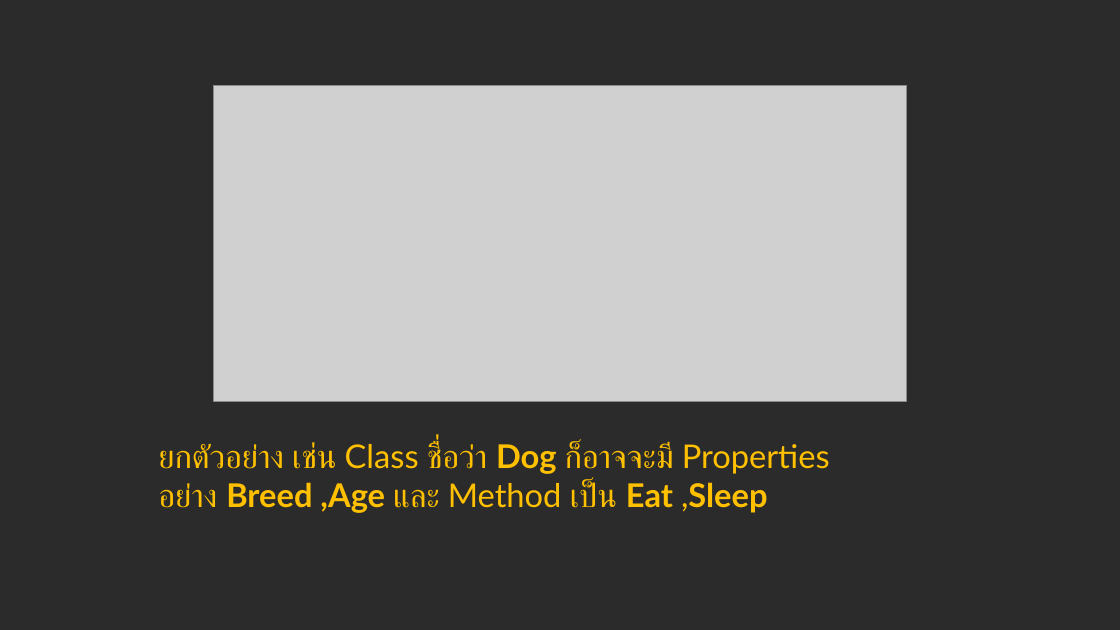
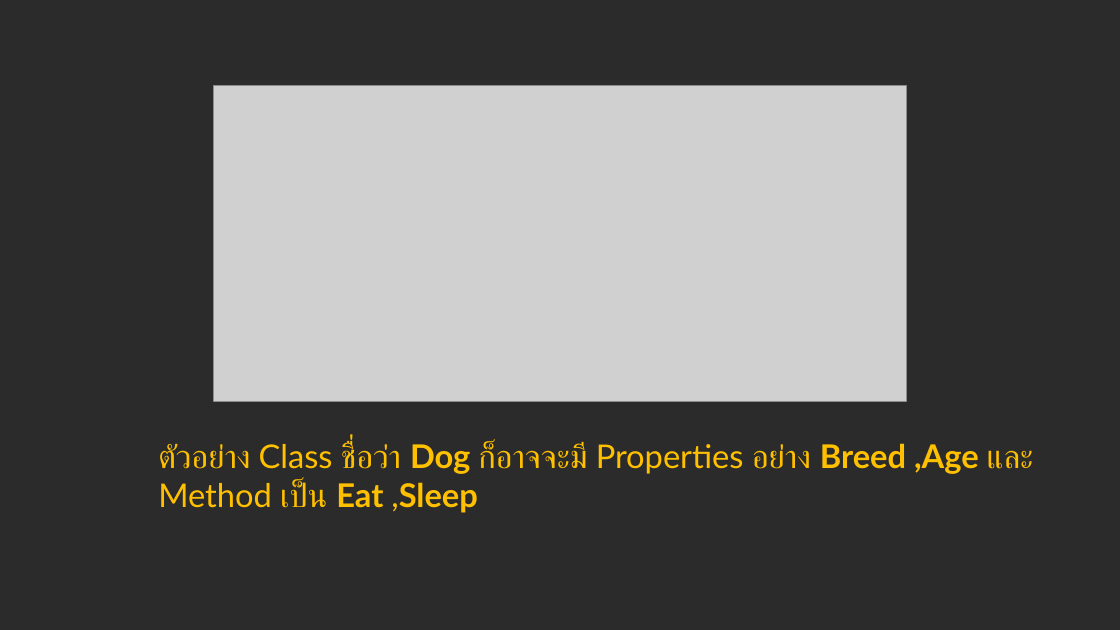
Before and after one commit to wk229/pl, a slide deck: slide 3 of Class in Dart.pptx. Drawn at 1120x630 pixels with LibreOffice and Linux fonts; fonts in the diff are those of the drawing; grey boxes stand for pictures; background and template pictures are left out; a plain dark background stands for a picture behind light text. Boxes give left, top, right and bottom in pixels: in the first picture for what was removed or moved away, otherwise in the second. Text is boxed around its words. In the diff, an @@ line names an element or a change of style, - is before the commit and + after.

```diff
--- a/Class in Dart.pptx
+++ b/Class in Dart.pptx
@@ text at (158,442,1034,513): text changed @@
-ยกตัวอย่าง เช่น Class ชื่อว่า Dog ก็อาจจะมี Properties อย่าง Breed ,Age และ Method เป็น Eat ,Sleep
+ตัวอย่าง Class ชื่อว่า Dog ก็อาจจะมี Properties อย่าง Breed ,Age และ Method เป็น Eat ,Sleep
```
Also in this commit, not shown: 2 other slides changed, 2 slides added.
